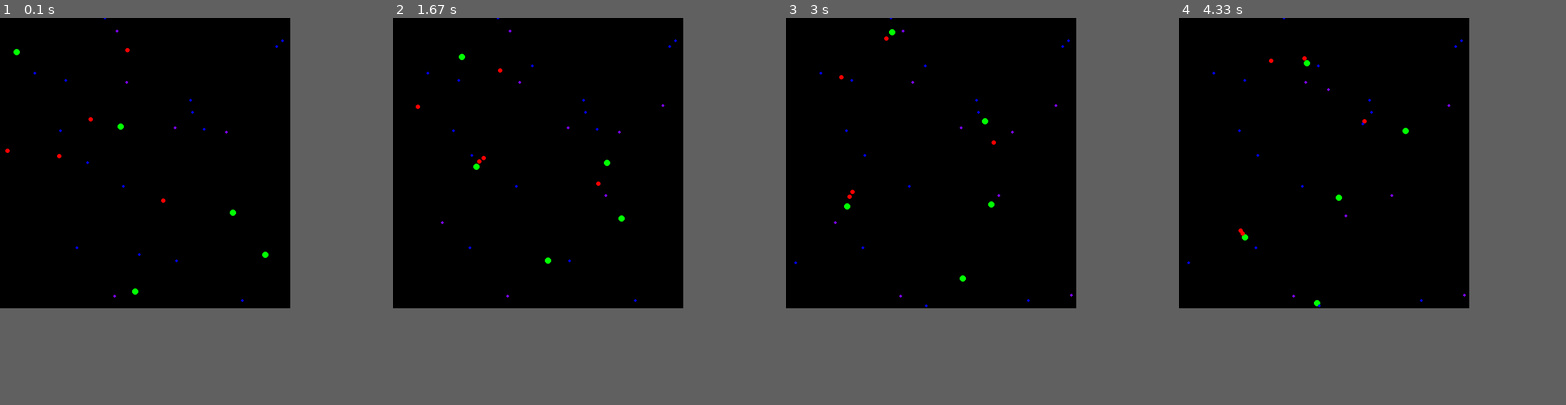
Above: before the commit, frames 1-4 (left to right).
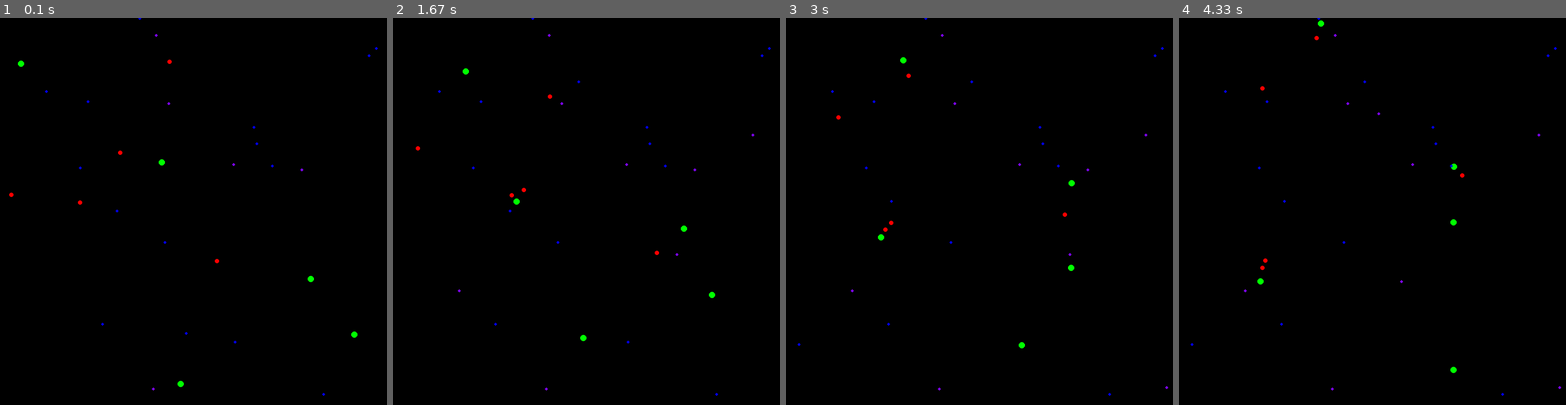
Above: after the commit, the same moments.

Repository: alexshelto/GeneticAlgorithm
Game: pygame game, started from Python/Motion/geneticAlgo.py
Two runs of this game, one before a commit and one after it. Both use one fixed random seed, a clock stepped at 60 frames per second and the inputs below.
Inputs:
- Up to frame 1 (0.1 s): no input
- Up to frame 2 (1.67 s): no input
- Up to frame 3 (3 s): no input
- Up to frame 4 (4.33 s): no input
In our replay, the window is 600x600 before the commit and 800x800 after it. These sizes can differ from the game's own. Grey fills any space a smaller window leaves; there, only what the larger window draws over its background counts as a difference.

The runs differ from the first frame. In frame 1, 0.5% of the frame differs, in the area x 1-98%, y 0-98%; in frame 2, 0.5%; in frame 3, 0.5%, in the area x 2-99%, y 0-98%; in frame 4, 0.5%.

Commit message:
bug fixing

Diff:
--- a/Python/Motion/geneticAlgo.py
+++ b/Python/Motion/geneticAlgo.py
@@ -12,16 +12,6 @@
 import random
 import numpy
 import math
-
-#-------------- Constants ---------------------------------------------------------------+
-#Window Settings:
-red = (255,0,0)
-green = (0,255,0)
-black = (0,0,0)
-blue = (0,0,255)
-height = 600
-width = 600
-boundary = 10
 
 
 
@@ -39,7 +29,7 @@
 
     #Starting module:
     pygame.init()
-    display = pygame.display.set_mode([height, width])
+    display = pygame.display.set_mode([settings['pygame_settings']['window_height'],settings['pygame_settings']['window_width']])
     clock = pygame.time.Clock()
 
 
@@ -51,24 +41,24 @@
     poison = []
 
     for i in range(5):
-        food.append(numpy.array([random.uniform(0, width), random.uniform(0, height)], dtype='float64'))
+        food.append(numpy.array([random.uniform(0, settings['pygame_settings']['window_width']), random.uniform(0, settings['pygame_settings']['window_height'])], dtype='float64'))
     for i in range(5):
-        orgs.append(organism.Organism(settings, display, random.randrange(0,height), random.randrange(0,width)))
-        predators.append(predator.Predator(settings, display, random.randrange(0,height), random.randrange(0,width)))
-        food.append(numpy.array([random.uniform(0, width), random.uniform(0, height)], dtype='float64'))
-        poison.append((numpy.array([random.uniform(0, width), random.uniform(0, height)], dtype='float64')))
+        orgs.append(organism.Organism(settings, display, random.randrange(0,settings['pygame_settings']['window_height']), random.randrange(0,settings['pygame_settings']['window_width'])))
+        predators.append(predator.Predator(settings, display, random.randrange(0,settings['pygame_settings']['window_height']), random.randrange(0,settings['pygame_settings']['window_width'])))
+        food.append(numpy.array([random.uniform(0, settings['pygame_settings']['window_width']), random.uniform(0, settings['pygame_settings']['window_height'])], dtype='float64'))
+        poison.append((numpy.array([random.uniform(0, settings['pygame_settings']['window_width']), random.uniform(0, settings['pygame_settings']['window_height'])], dtype='float64')))
     running = True
     while(running):
-        display.fill(black)
+        display.fill(settings['colors']['black'])
 
         if random.random()<0.01:
-            poison.append(numpy.array([random.uniform(0, width), random.uniform(0, height)], dtype='float64'))
+            poison.append(numpy.array([random.uniform(0, settings['pygame_settings']['window_width']), random.uniform(0, settings['pygame_settings']['window_height'])], dtype='float64'))
 
         if len(orgs) < 5 or random.random() < 0.0001:
-            orgs.append(organism.Organism(settings, display, random.randrange(0,height), random.randrange(0,width)))
+            orgs.append(organism.Organism(settings, display, random.randrange(0,settings['pygame_settings']['window_height']), random.randrange(0,settings['pygame_settings']['window_width'])))
 
         if len(food) < 15:
-            food.append(numpy.array([random.uniform(0, width), random.uniform(0, height)], dtype='float64'))
+            food.append(numpy.array([random.uniform(0, settings['pygame_settings']['window_width']), random.uniform(0, settings['pygame_settings']['window_height'])], dtype='float64'))
 
         for event in pygame.event.get():
             if event.type == pygame.QUIT:
--- a/Python/Motion/predator.py
+++ b/Python/Motion/predator.py
@@ -9,14 +9,6 @@
 
 from physics import normalise, magnitude_calc
 
-
-red = (255,0,0)
-green = (0,255,0)
-black = (0,0,0)
-blue = (0,0,255)
-height = 600
-width = 600
-boundary = 10
 
 
 with open('config.json') as config_file:
@@ -71,7 +63,7 @@
     def fight(self, itemList):
         closest = None
 
-        closest_distance = max(width, height)
+        closest_distance = max(settings['pygame_settings']['window_width'], settings['pygame_settings']['window_height'])
 
         posx = self.position[0]
         posy = self.position[1]
@@ -102,27 +94,27 @@
     def boundaries(self):
             desired = None
 
-            #if x value is on frame of boundary or visable window
-            if self.position[0] < boundary:
+            #if x value is on frame of settings['pygame_settings']['boundary'] or visable window
+            if self.position[0] < settings['pygame_settings']['boundary']:
                 desired = numpy.array([self.max_vel, self.velocity[1]])
                 steer = desired-self.velocity
                 steer = normalise(steer)*self.max_force
                 self.apply_force(steer)
 
             #if x value is larger than the window or outside
-            elif self.position[0] > width - boundary:
+            elif self.position[0] > settings['pygame_settings']['window_width'] - settings['pygame_settings']['boundary']:
                 desired = numpy.array([-self.max_vel, self.velocity[1]])
                 steer = desired-self.velocity
                 steer = normalise(steer)*self.max_force
                 self.apply_force(steer)
             #y value on boarder frame
-            if self.position[1] < boundary:
+            if self.position[1] < settings['pygame_settings']['boundary']:
                 desired = numpy.array([self.velocity[0], self.max_vel])
                 steer = desired-self.velocity
                 steer = normalise(steer)*self.max_force
                 self.apply_force(steer)
             # y value outside of window range
-            elif self.position[1] > height - boundary:
+            elif self.position[1] > settings['pygame_settings']['window_height'] - settings['pygame_settings']['boundary']:
                 desired = numpy.array([self.velocity[0], -self.max_vel])
                 steer = desired-self.velocity
                 steer = normalise(steer)*self.max_force
